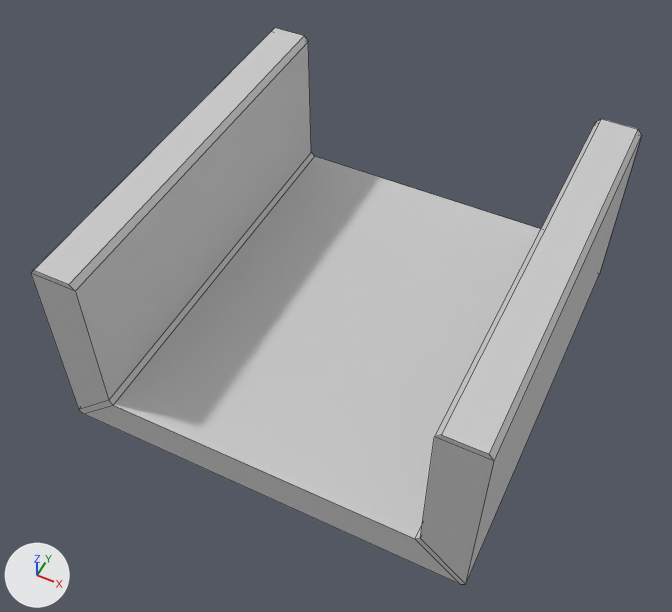
The FBX model Assets/Models/Straight.fbx as it was, and as the next commit left it.
The view is the same before and after, from a camera (50 mm lens) standing at (7.38, -16.01, 18.37) and looking at (-0.21, -0.84, -0.59). Every picture has the same lights, and +X, +Y and +Z are marked at lower left. Mesh edges are drawn as thin lines. Where no turn or scale is listed for an object, it has been applied to the vertices.

Names of what the first picture shows: 'Straight'.
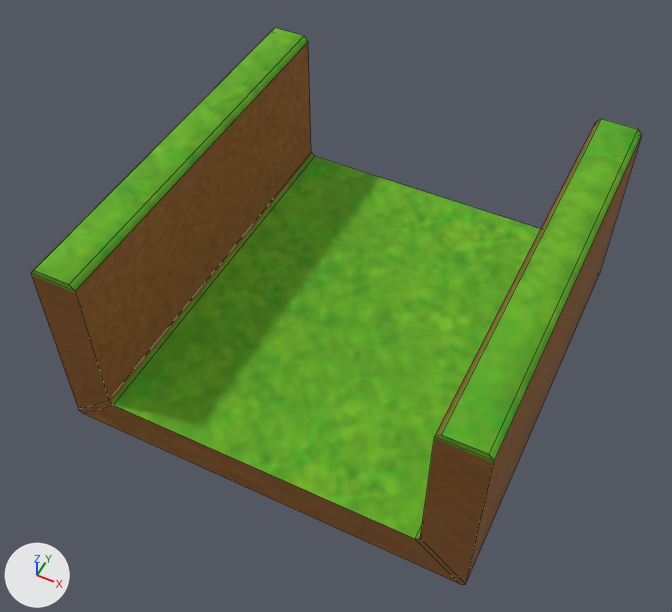
The edits, one by one:
Picture 'Straight.jpg' (img_straight_jpg) is new.
Material 'Material #26' (mat_material__26) is new.
Its texture is img_straight_jpg.
Its roughness is 0.859.
me_mesh has 32 vertices, 30 faces and spans x -5.71..5.71, y -5.73..5.73, z -2.86..2.86.
me_mesh no longer uses material mat_material__25 (light grey #cacaca).
me_mesh now uses material mat_material__26 (picture img_straight_jpg).

Pixel boxes [x1, y1, x2, y2] of what changed, in the pictures (672 x 612 px):
'Straight', recoloured: [31, 28, 641, 584] in both
